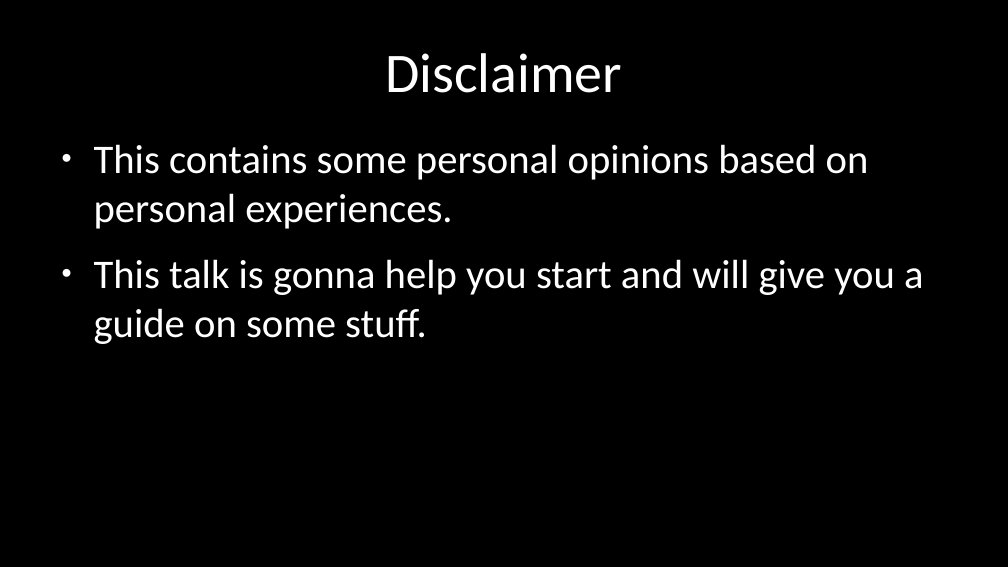
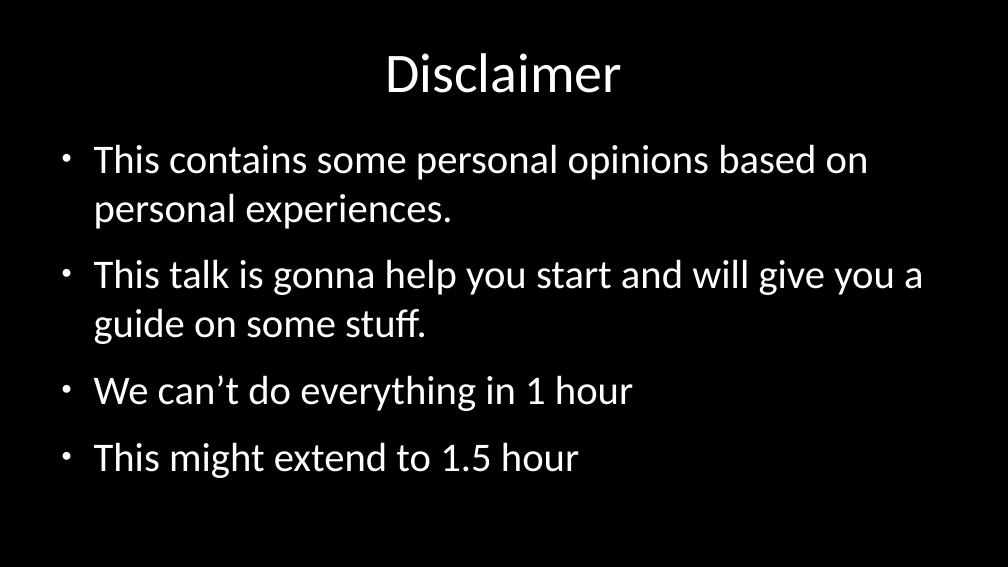
Before and after one commit to saedx1/talks, a slide deck: slide 2 of 02_python_intro/slides.odp. Drawn at 1008x567 pixels with LibreOffice and Linux fonts; fonts in the diff are those of the drawing. Boxes give left, top, right and bottom in pixels: in the first picture for what was removed or moved away, otherwise in the second. Text is boxed around its words. In the diff, an @@ line names an element or a change of style, - is before the commit and + after.

```diff
--- a/02_python_intro/slides.odp
+++ b/02_python_intro/slides.odp
@@ text at <box>94,375,633,478</box>: paragraphs added @@
+● We can’t do everything in 1 hour
+● This might extend to 1.5 hour
```
Also in this commit, not shown: 4 other slides changed, 1 slide added, 1 other file.
